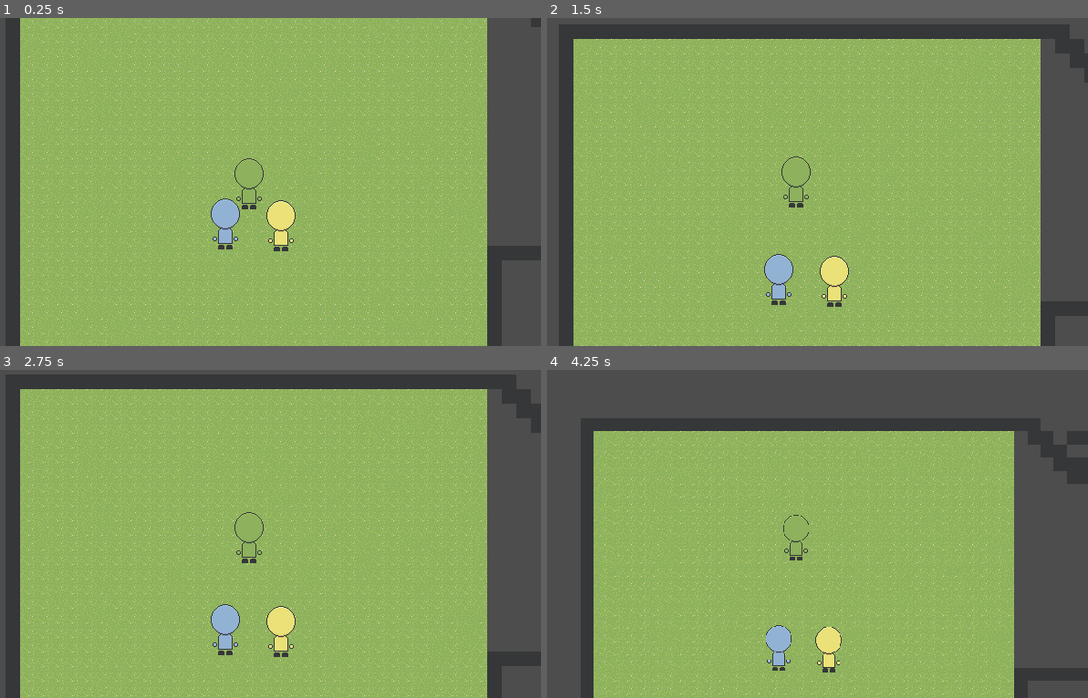
Above: before the commit, frames 1-4 (two rows, left to right).
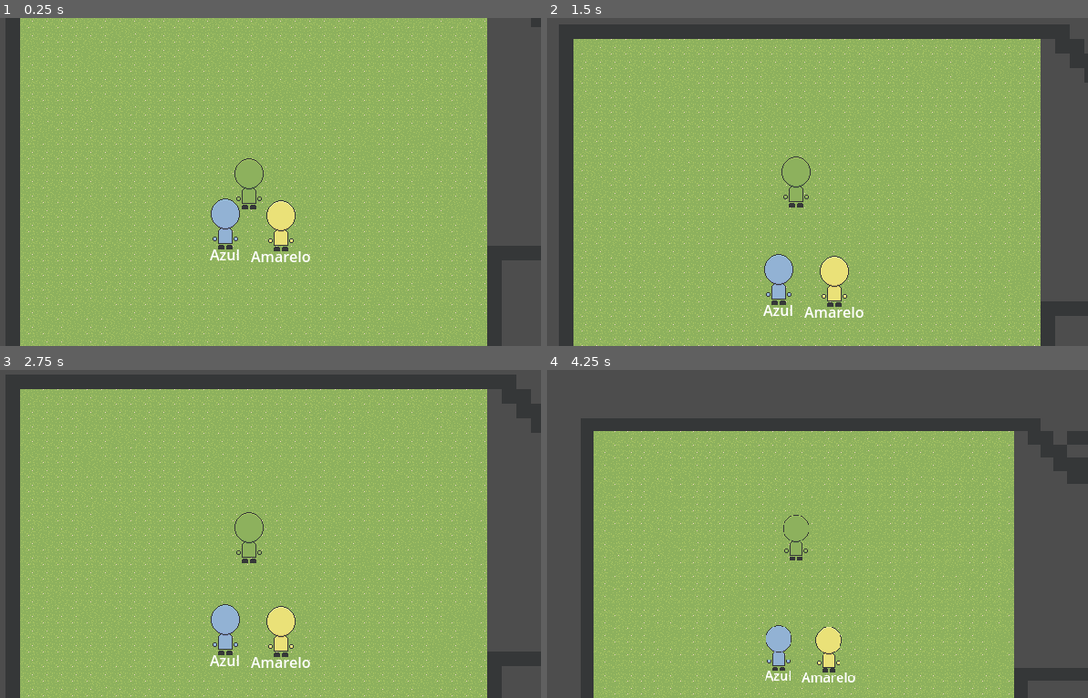
Above: after the commit, the same moments.

Repository: AugustoRemus/DetetiveGrafos
Game: Godot game, scene res://Scenes/DebugTeste/fase_debug.tscn
Two runs of this game, one before a commit and one after it. Both use one fixed random seed, a clock stepped at 60 frames per second and the inputs below.
Inputs (mouse positions are in pixels of both pictures, inside the frame that each line leads up to):
- Up to frame 1 (0.25 s): no input
- Up to frame 2 (1.5 s): tap Enter at 0.5 s; move the mouse to (925, 165) at 0.52 s; hold W (up) 0.53-1.28 s; tap E (E) at 0.6 s; tap A (L) at 0.8, 1.35 s; move the mouse to (676, 198) at 1.27 s; hold S (down) from 1.28 s (still down)
- Up to frame 3 (2.75 s): tap D (R) at 1.55, 2.1 s; move the mouse to (308, 461) at 2.02 s; release S (down) at 2.03 s; hold W (up) from 2.03 s (still down); tap E (E) at 2.3 s
- Up to frame 4 (4.25 s): move the mouse to (768, 599) at 2.77 s; tap E (E) at 2.85 s; tap A (L) at 3.05, 3.6 s; move the mouse to (968, 583) at 3.52 s; release W (up) at 3.53 s; hold S (down) from 3.53 s (still down); tap D (R) at 3.8 s; tap Z (Debug) at 4.15 s

The runs differ from the first frame. In frame 1, 0.3% of the frame differs, in the area x 38-58%, y 70-75%; in frame 2, 0.3%; in frame 3, 0.3%; in frame 4, 0.2%.

Commit message:
Inicio logica fase, nome cores

Diff:
--- a/detetivegrafos/ResourcesNpcs/NPCsResource.gd
+++ b/detetivegrafos/ResourcesNpcs/NPCsResource.gd
@@ -7,8 +7,8 @@
 ##sprite do npc
 @export var Rsprite: Texture2D
 
-##id do npc, talvez seja melhor criar no proprio npc character
-@export var Rid: int
+##nome cor
+@export var RnomeCor: String
 
 ##Velociade que o npc anda
 @export var Rspeed: float
--- a/detetivegrafos/ResourcesNpcs/teste/testeAmarelo.tres
+++ b/detetivegrafos/ResourcesNpcs/teste/testeAmarelo.tres
@@ -7,6 +7,7 @@
 script = ExtResource("2_0bnas")
 Rsprite = ExtResource("1_q2dm3")
 Rid = 2
+RnomeCor = "Amarelo"
 Rspeed = 300.0
 RbobSpeed = 0.6
 RtempoEsperaMin = 0.0
--- a/detetivegrafos/ResourcesNpcs/teste/testeAzul.tres
+++ b/detetivegrafos/ResourcesNpcs/teste/testeAzul.tres
@@ -7,6 +7,7 @@
 script = ExtResource("1_ea71i")
 Rsprite = ExtResource("1_3iax5")
 Rid = 0
+RnomeCor = "Azul"
 Rspeed = 50.0
 RbobSpeed = 0.4
 RtempoEsperaMin = 2.0
--- a/detetivegrafos/Scenes/DebugTeste/fase_debug.tscn
+++ b/detetivegrafos/Scenes/DebugTeste/fase_debug.tscn
@@ -1,6 +1,7 @@
-[gd_scene load_steps=9 format=3 uid="uid://cbqdr3clwff2u"]
+[gd_scene load_steps=10 format=3 uid="uid://cbqdr3clwff2u"]
 
 [ext_resource type="Texture2D" uid="uid://8wi7rypkvgld" path="res://Sprites/Placeholders/tileSet.png" id="1_bskgw"]
+[ext_resource type="Script" uid="uid://bl17n5dpuvk5e" path="res://Scripts/Fase/FaseLogica.gd" id="1_umjxx"]
 [ext_resource type="PackedScene" uid="uid://dkbcnmufbpy2f" path="res://Scenes/DebugTeste/protagonista.tscn" id="2_dhdj0"]
 [ext_resource type="PackedScene" uid="uid://p06c8bn2f2o4" path="res://Scenes/base_np_cs.tscn" id="3_ywf2r"]
 [ext_resource type="Resource" uid="uid://dhkt6xknhj750" path="res://ResourcesNpcs/teste/testeAmarelo.tres" id="4_k7s56"]
@@ -91,7 +92,9 @@
 polygons = Array[PackedInt32Array]([PackedInt32Array(0, 1, 2, 3)])
 outlines = Array[PackedVector2Array]([PackedVector2Array(-76, -63, 429, -61, 431, 345, -76, 349)])
 
-[node name="FaseDebug" type="Node2D"]
+[node name="FaseDebug" type="Node2D" node_paths=PackedStringArray("ListaNPCs")]
+script = ExtResource("1_umjxx")
+ListaNPCs = [NodePath("NPCs/BaseNPCs"), NodePath("NPCs/BaseNPCs2")]
 
 [node name="TileMap" type="TileMap" parent="."]
 position = Vector2(2, 0)
--- a/detetivegrafos/Scenes/base_np_cs.tscn
+++ b/detetivegrafos/Scenes/base_np_cs.tscn
@@ -7,6 +7,7 @@
 [ext_resource type="Script" uid="uid://c7vb66rsbo7d4" path="res://Scripts/NPCs/navigation_agent_2d.gd" id="4_y6ahf"]
 [ext_resource type="Script" uid="uid://ckf1g5wqysw3g" path="res://Scripts/NPCs/logica_destino.gd" id="5_ujk41"]
 [ext_resource type="Script" uid="uid://tuo8pkkfmcsi" path="res://Scripts/NPCs/animacao.gd" id="6_ypi4a"]
+[ext_resource type="Script" uid="uid://sp1uarpyia7f" path="res://Scripts/NPCs/nome_cor.gd" id="8_lxbre"]
 
 [sub_resource type="RectangleShape2D" id="RectangleShape2D_ypi4a"]
 size = Vector2(13, 12)
@@ -51,4 +52,15 @@
 position = Vector2(0.5, 24)
 shape = SubResource("RectangleShape2D_ypi4a")
 
+[node name="NomeCor" type="Label" parent="."]
+offset_left = -20.0
+offset_top = 24.0
+offset_right = 20.0
+offset_bottom = 47.0
+text = "Cor"
+horizontal_alignment = 1
+vertical_alignment = 1
+autowrap_mode = 2
+script = ExtResource("8_lxbre")
+
 [connection signal="timeout" from="timerDestino" to="NavigationAgent2D" method="_on_timer_destino_timeout"]
--- /dev/null
+++ b/detetivegrafos/Scripts/Fase/FaseLogica.gd
@@ -0,0 +1,25 @@
+extends Node2D
+##lista de todos os NPCs
+@export var ListaNPCs: Array[NPCClasse]
+
+##vai receber um nodo de logica, aleatorio ou pré selecionado
+@export var logicaRelacoes: LogicaGrafo
+
+##vai ser a matriz que tem as relaçoes
+var matrizNPCs
+
+
+
+func _ready() -> void:
+	marcadoID()
+	#LogicaGrafo.CriarGrafo()
+
+func marcadoID():
+	#sortei os ids
+	var contador = 0
+	for npc in ListaNPCs:
+		npc.id = contador
+		contador+= 1
+		#
+	#for npc in ListaNPCs:
+		#print(npc.id)
--- /dev/null
+++ b/detetivegrafos/Scripts/Fase/LogicaGrafoBase.gd
@@ -0,0 +1,9 @@
+extends Node
+class_name LogicaGrafo
+
+
+
+##funcao que cada logica vai reescrever (aleatoria ou manual, deve
+##retornar uma matriz
+func CriarGrafo(NPCS:Array[NPCClasse]):
+	print("criando grafo para fase")
--- a/detetivegrafos/Scripts/NPCs/base_np_cs.gd
+++ b/detetivegrafos/Scripts/NPCs/base_np_cs.gd
@@ -1,4 +1,5 @@
 extends CharacterBody2D
+class_name NPCClasse
 
 
 ##Resource que define oque o npc vai ter de starts
--- /dev/null
+++ b/detetivegrafos/Scripts/NPCs/nome_cor.gd
@@ -0,0 +1,7 @@
+extends Label
+
+@onready var base_np_cs: CharacterBody2D = $".."
+
+func _ready() -> void:
+	##seta o texto com o nome
+	text = base_np_cs.resourceNPC.RnomeCor
Not shown: 1 places in detetivegrafos/Scenes/base_np_cs.tscn that only renumber resources
Not shown, added: detetivegrafos/Scripts/Fase/FaseLogica.gd.uid
Not shown, added: detetivegrafos/Scripts/Fase/LogicaGrafoBase.gd.uid
Not shown, added: detetivegrafos/Scripts/NPCs/nome_cor.gd.uid
